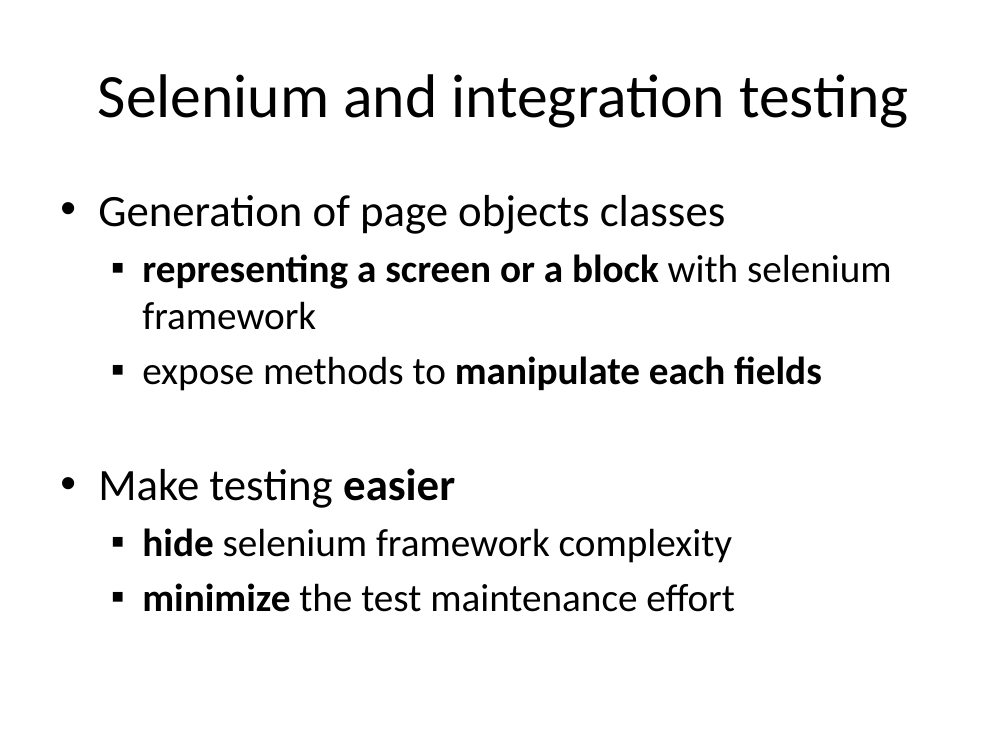
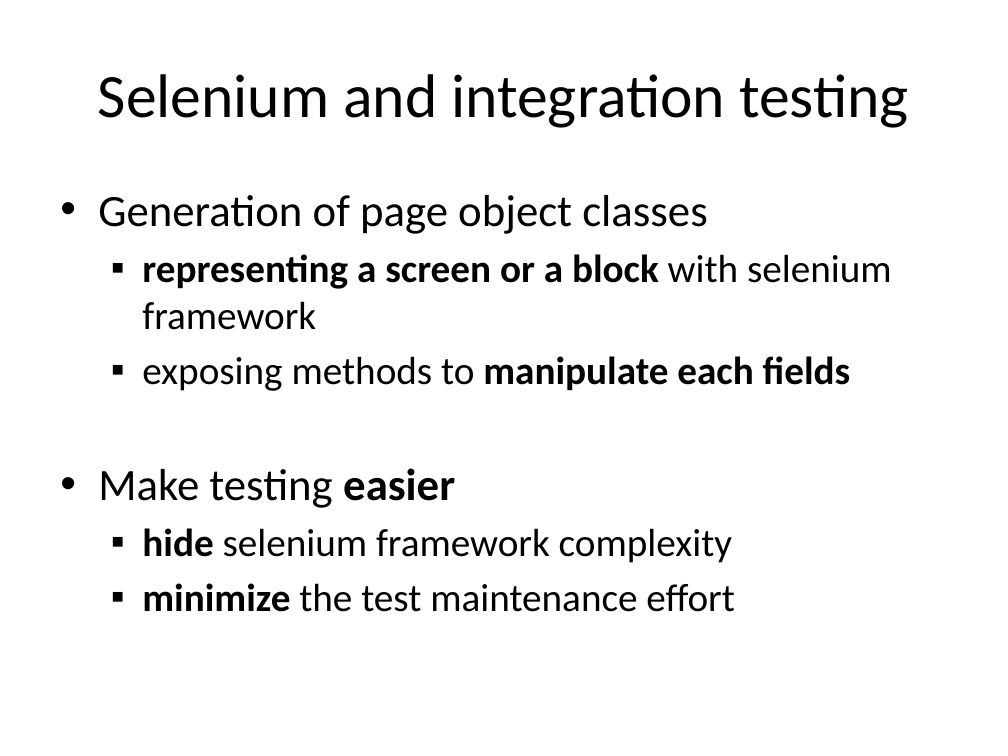
Before and after one commit to lesfurets/mdl4ui, a slide deck: slide 48 of mdl4ui-docs/mdl4ui_cg2013.pptx. Drawn at 1008x756 pixels with LibreOffice and Linux fonts; fonts in the diff are those of the drawing. Boxes give left, top, right and bottom in pixels: in the first picture for what was removed or moved away, otherwise in the second. Text is boxed around its words. In the diff, an @@ line names an element or a change of style, - is before the commit and + after.

Commit message:
integrate feedbacks (testing slides)

```diff
--- a/mdl4ui-docs/mdl4ui_cg2013.pptx
+++ b/mdl4ui-docs/mdl4ui_cg2013.pptx
@@ text at bbox=[98, 195, 707, 234]: text changed @@
-• Generation of page objects classes
+• Generation of page object classes
@@ text at bbox=[142, 356, 851, 391]: text changed @@
-  ▪ expose methods to manipulate each fields
+  ▪ exposing methods to manipulate each fields
```
Also in this commit, not shown: 3 other slides changed.
